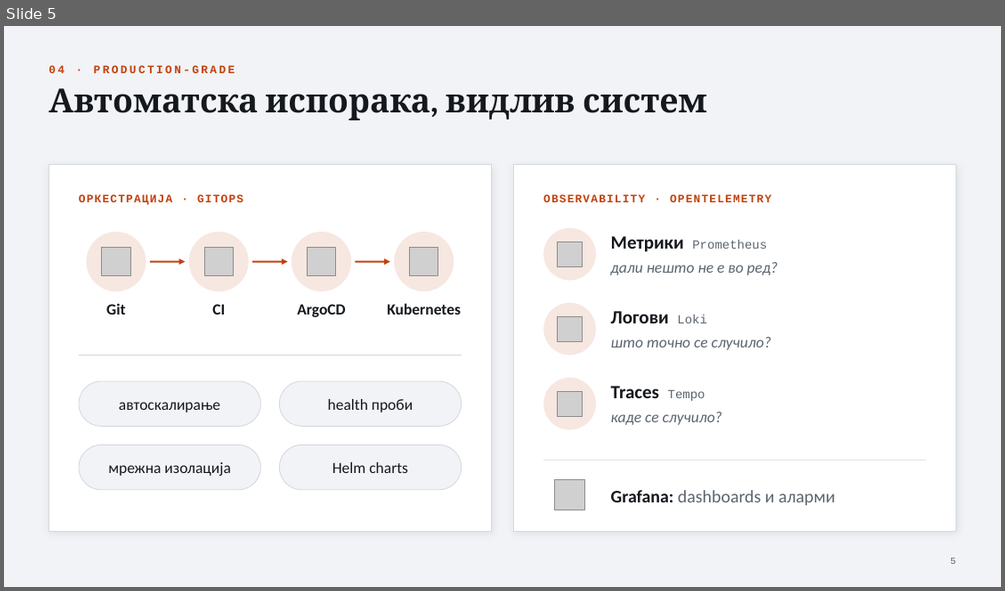
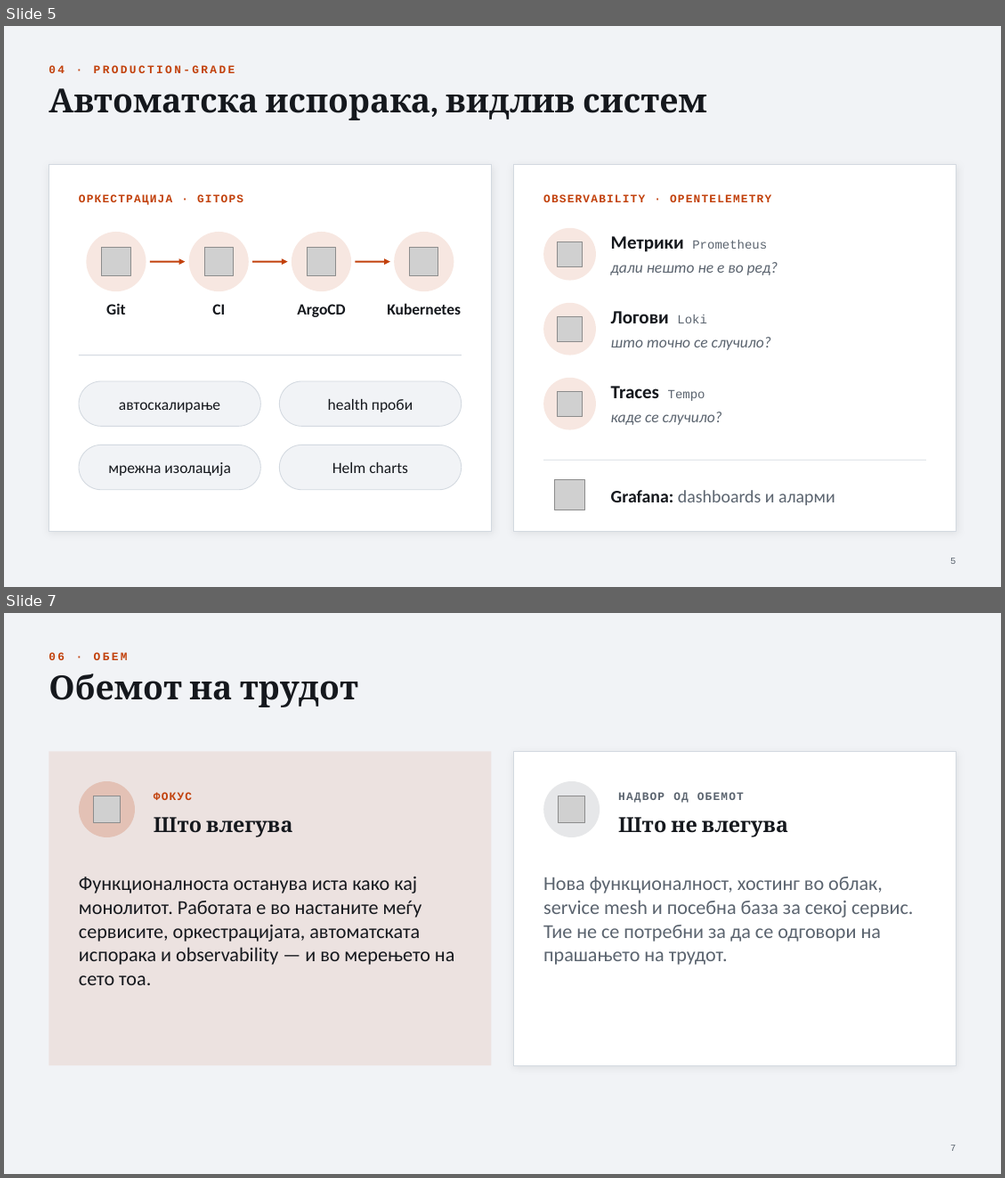
Before and after one commit to Dkostoski30/automarket2-be, a slide deck: docs/predlog.pptx. Shown one above the other, each under a label of ours: slide 5 before the commit, slides 5 and 7 after it; the slides between them are not shown. The pictures are 1005x591 and 1005x1178 pixels, drawn with LibreOffice and Linux fonts; fonts in the diff are those of the drawing; grey boxes stand for pictures. Boxes give left, top, right and bottom in pixels: in the first picture for what was removed or moved away, otherwise in the second. Text is boxed around its words. In the diff, an @@ line names an element or a change of style, - is before the commit and + after.

```diff
--- a/docs/predlog.pptx
+++ b/docs/predlog.pptx
@@ slide 7 added at [4, 613, 1001, 1174], background #F1F3F6 @@
@@ text added at [48, 652, 128, 660], 11 pt, text #C2410C, bold @@
+06 · ОБЕМ
@@ title added at [48, 674, 359, 707], 32 pt, text #15181D, bold @@
+Обемот на трудот
@@ rectangle added at [48, 751, 492, 1065], fill #C2410C at 9% opacity @@
@@ rectangle added at [514, 751, 956, 1065], fill #FFFFFF, outline #D3D9E0 0.75 pt @@
@@ ellipse added at [79, 781, 135, 837], fill #C2410C at 20% opacity @@
@@ picture added at [94, 795, 121, 822] @@
@@ text added at [154, 792, 192, 800], 11 pt, text #C2410C, bold @@
+ФОКУС
@@ ellipse added at [544, 781, 600, 837], fill #5B646F at 15% opacity @@
@@ picture added at [558, 795, 585, 822] @@
@@ text added at [618, 792, 744, 803], 11 pt, text #5B646F, bold @@
+НАДВОР ОД ОБЕМОТ
@@ text added at [154, 817, 292, 837], 20 pt, text #15181D, bold @@
+Што влегува
@@ text added at [618, 817, 788, 837], 20 pt, text #15181D, bold @@
+Што не влегува
@@ text added at [79, 876, 454, 985], 19 pt, text #15181D @@
+Функционалноста останува иста како кај монолитот. Работата е во настаните меѓу сервисите, оркестрацијата, автоматската испорака и observability — и во мерењето на сето тоа.
@@ text added at [543, 876, 913, 965], 19 pt, text #5B646F @@
+Нова функционалност, хостинг во облак, service mesh и посебна база за секој сервис. Тие не се потребни за да се одговори на прашањето на трудот.
@@ page number added at [950, 1144, 955, 1151], 9 pt, text #5B646F @@
+7
```
Also in this commit, not shown: 1 slide changed, 1 other slide added, 2 slides removed, 1 other file.
